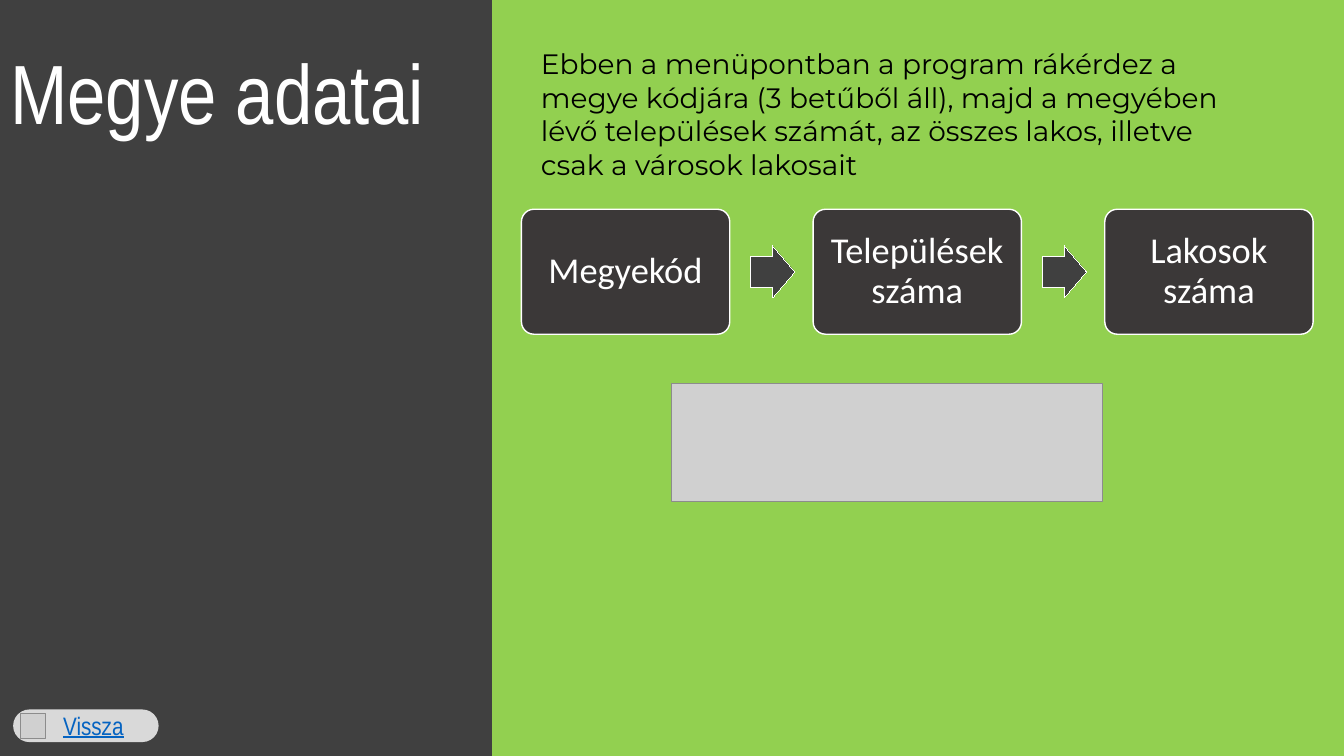
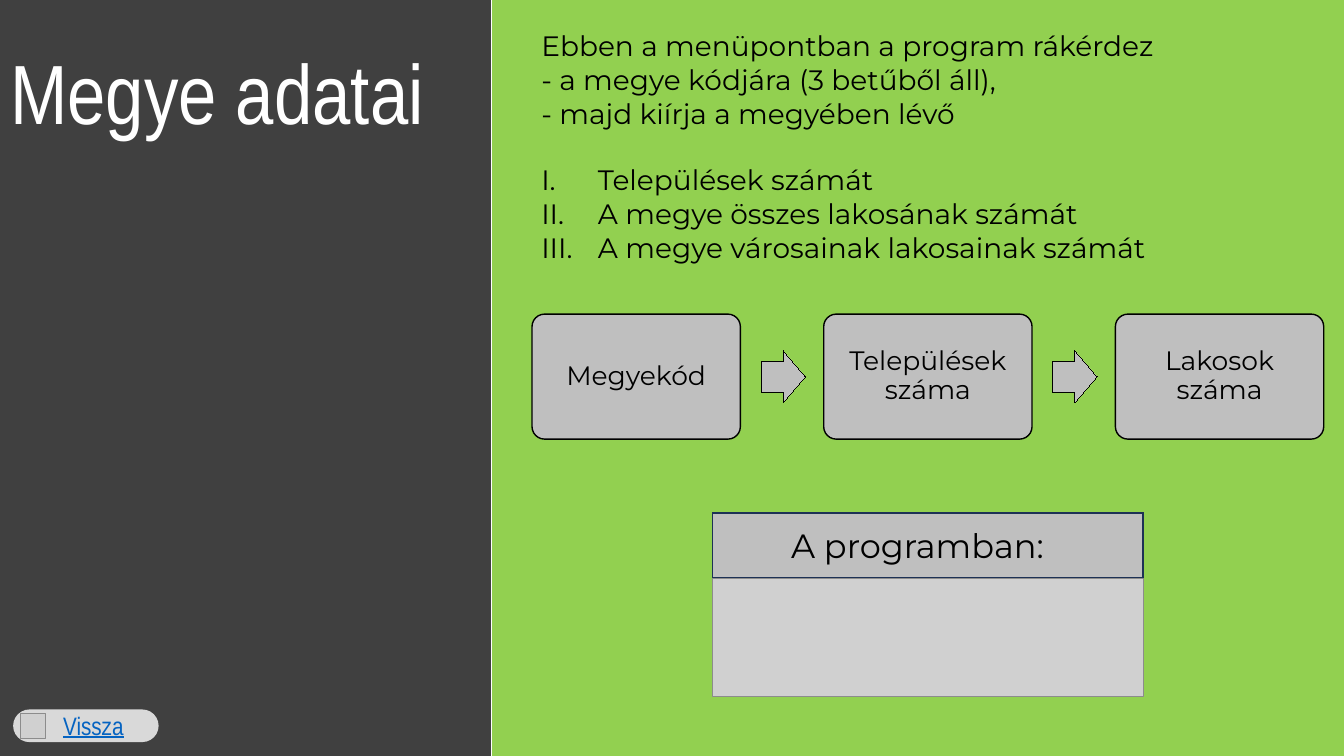
Before and after one commit to szbencek/nepesseg2025, a slide deck: slide 4 of nepesseg2025.pptx. Drawn at 1344x756 pixels with LibreOffice and Linux fonts; fonts in the diff are those of the drawing; grey boxes stand for pictures. Boxes give left, top, right and bottom in pixels: in the first picture for what was removed or moved away, otherwise in the second. Text is boxed around its words. In the diff, an @@ line names an element or a change of style, - is before the commit and + after.

```diff
--- a/nepesseg2025.pptx
+++ b/nepesseg2025.pptx
@@ line added from (492, 756) to (492, 0), #FFFFFF 0.5 pt @@
@@ text at (541, 35, 1154, 130): text changed @@
-Ebben a menüpontban a program rákérdez a megye kódjára (3 betűből áll), majd a megyében lévő települések számát, az összes lakos, illetve csak a városok lakosait
+Ebben a menüpontban a program rákérdez
+- a megye kódjára (3 betűből áll),
+- majd kiírja a megyében lévő
@@ text added at (598, 169, 1145, 264), 20 pt, text #000000 @@
+I. Települések számát
+II. A megye összes lakosának számát
+III. A megye városainak lakosainak számát
@@ 3 texts, 3 rounded rectangles, 2 right arrows: place and size @@
-3 texts, 3 rounded rectangles, 2 right arrows at (521, 210, 1314, 335)
+3 texts, 3 rounded rectangles, 2 right arrows at (532, 315, 1325, 440)
@@ fill #3B3838 to #BFBFBF; outline #FFFFFF 1 pt to #000000 1 pt in 3 elements at (824, 315, 1032, 440), (1116, 315, 1325, 440), (532, 315, 741, 440) @@
@@ size 26 to 19 pt, font Calibri to Montserrat, text colour #FFFFFF to #000000; less space between paragraphs in 3 elements at (566, 365, 706, 391), (1165, 350, 1274, 399), (849, 350, 1006, 399) @@
@@ right arrow at (761, 351, 806, 402): fill #404040 to #BFBFBF; outline #FFFFFF 0.75 pt to #000000 0.75 pt @@
@@ right arrow at (1054, 351, 1098, 402): fill #404040 to #BFBFBF; outline #FFFFFF 0.75 pt to #000000 0.75 pt @@
@@ rectangle added at (713, 513, 1143, 579), fill #BFBFBF, outline #1E3256 1 pt @@
@@ text added at (791, 533, 1044, 565), 24 pt, text #000000 @@
+A programban:
@@ picture: place and size @@
-picture at (673, 384, 1103, 503)
+picture at (713, 579, 1143, 698)
```
Also in this commit, not shown: 3 other slides changed, 1 slide added, 1 other file.
